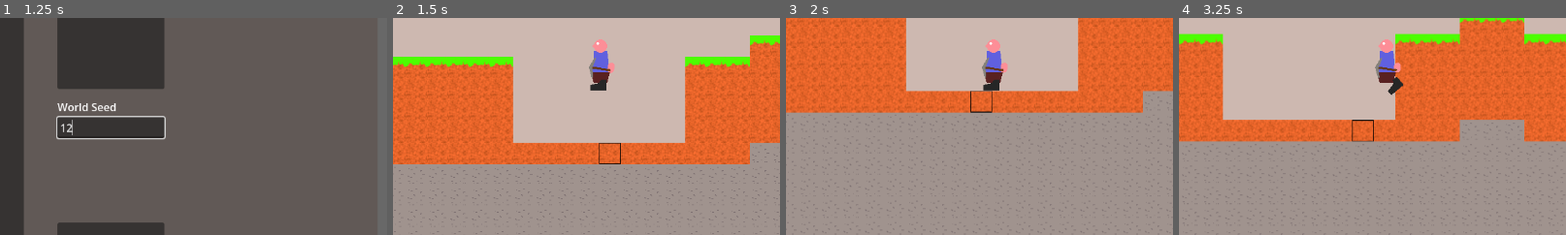
Above: before the commit, frames 1-4 (left to right).
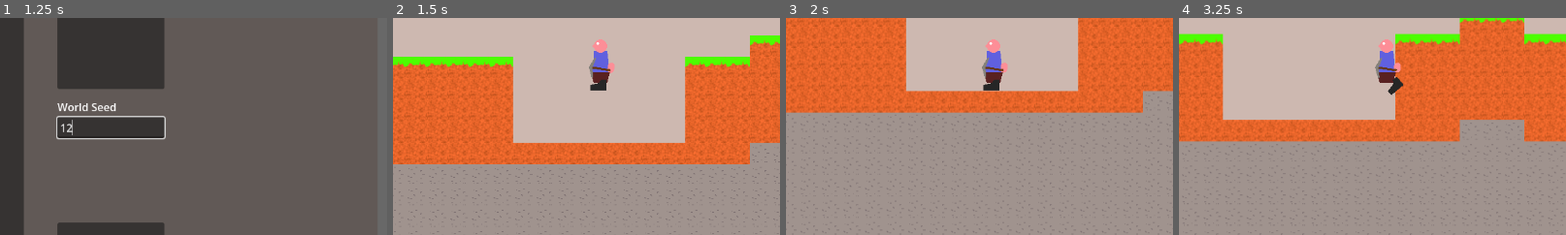
Above: after the commit, the same moments.

Repository: Griiimon/2D-Mining-Sandbox
Game: Godot game, scene res://game/startup.tscn
Same seed, same stepped clock (60 frames per second), same inputs: the game is played once before the commit and once after it. The engine's default icon, where the game draws it, is replaced by a stand-in: a white triangle on a blue panel in a dark square.
Inputs (mouse positions are % of the whole screen's width and height, from its top left):
- Up to frame 1 (1.25 s): click (38, 64) at 0.52 s; type "12" at 0.6 s
- Up to frame 2 (1.5 s): click "Play" at 1.25 s
- Up to frame 3 (2 s): no input
- Up to frame 4 (3.25 s): tap Enter at 2 s; move the mouse to (33, 93) at 2.02 s; hold D (right) from 2.03 s (still down); click (33, 93) at 2.1 s; tap Up (jump) at 2.27, 3.02 s; move the mouse to (37, 93) at 2.77 s; click (37, 93) at 2.85 s
The pictures show only the part of the screen within x 23-73%, y 39-89%; the shares and areas given below are measured in that part.

Frame 1 is identical in both runs. In frame 2, 0.1% of the frame differs, in the area x 53-59%, y 57-68%; in frame 3, 0.1%; in frame 4, 0.2%, in the area x 44-51%, y 46-58%.
Error after the commit: Invalid call. Nonexistent function 'is_frozen' in base 'CharacterBody2D (el_classico.gd)'. (res://game/player/state)

Commit message:
dont run if player is frozen

Diff:
--- a/game/player/state machine/building_state.gd
+++ b/game/player/state machine/building_state.gd
@@ -9,6 +9,7 @@
 enum SelectionMode { RAYCAST, POSITION }
 
 @export var selection_mode: SelectionMode= SelectionMode.POSITION
+@export var build_range: int= 5
 
 var type: Type
 var entity_definition: BlockEntityDefinition
@@ -47,6 +48,8 @@
 
 
 func on_physics_process(_delta: float):
+	if player.is_frozen(): return
+
 	if Input.is_mouse_button_pressed(MOUSE_BUTTON_RIGHT):
 		cancel.emit()
 
@@ -69,6 +72,7 @@
 			var mouse_tile: Vector2i= player.get_world().get_tile(player.get_global_mouse_position())
 			if empty_tile == mouse_tile: return
 			if player.is_in_tile(mouse_tile): return
+			if player.get_tile_distance(mouse_tile) > build_range: return
 			if not player.get_world().is_air_at(mouse_tile): return
 
 			empty_tile= mouse_tile
--- a/game/player/state machine/default_state.gd
+++ b/game/player/state machine/default_state.gd
@@ -9,6 +9,8 @@
 func on_physics_process(_delta: float):
 	if Input.is_action_just_pressed("toggle_build_menu"):
 		player.ui.toggle_build_menu()
+
+	if player.is_frozen(): return
 
 	interaction_logic()
 
--- a/game/player/state machine/mining_state.gd
+++ b/game/player/state machine/mining_state.gd
@@ -26,6 +26,7 @@
 
 
 func on_physics_process(delta: float):
+	if player.is_frozen(): return
 
 	match selection_mode:
 		SelectionMode.RAYCAST:
